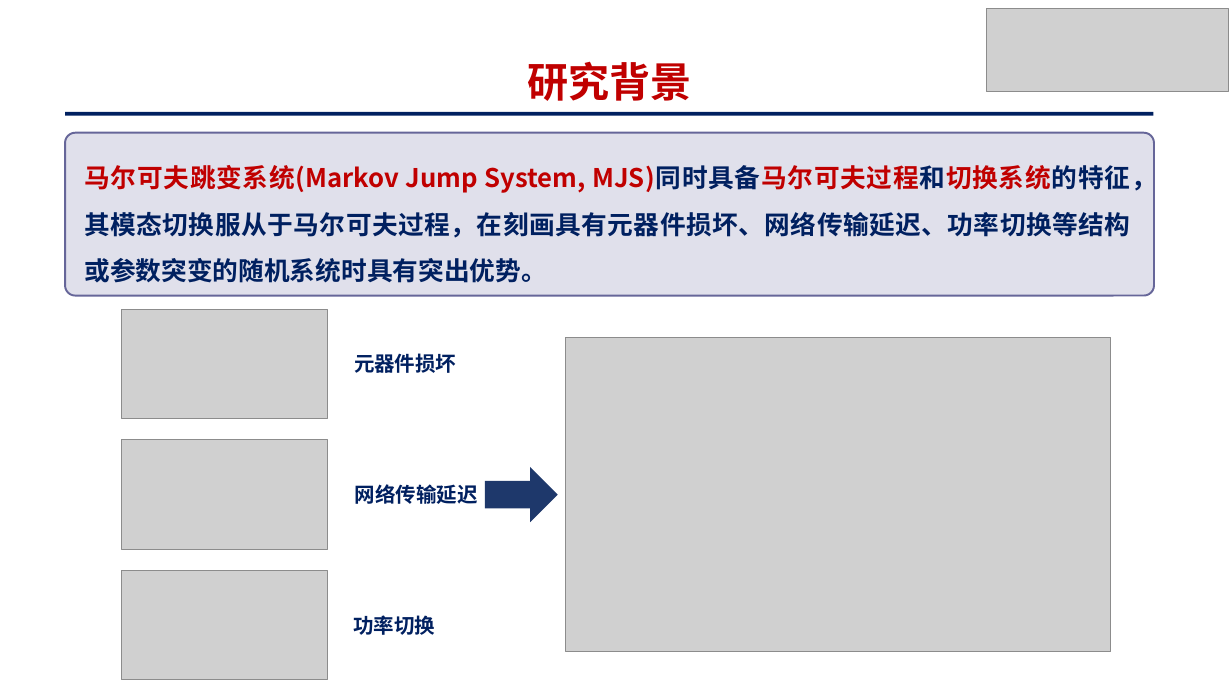
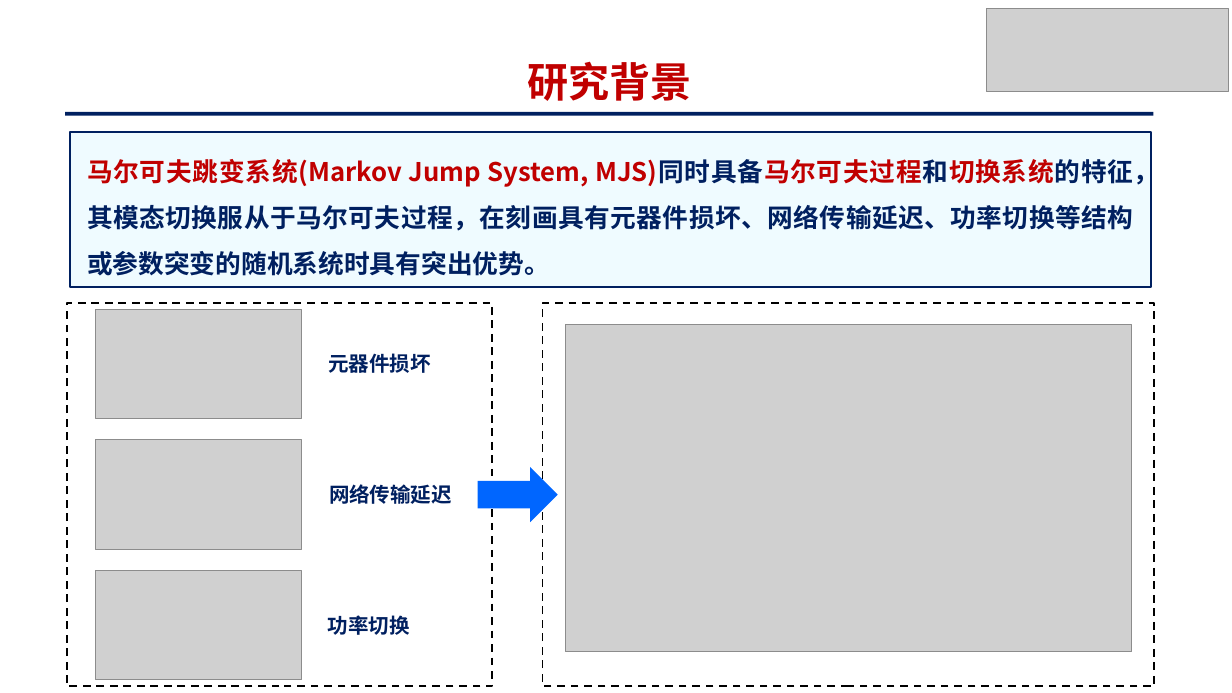
Before and after one commit to yck0609/master-thesis, a slide deck: slide 3 of PPT/基于策略迭代的马尔可夫跳变系统最优跟踪控制_姚才康.pptx. Drawn at 1232x693 pixels with LibreOffice and Linux fonts; fonts in the diff are those of the drawing; grey boxes stand for pictures. Boxes give left, top, right and bottom in pixels: in the first picture for what was removed or moved away, otherwise in the second. Text is boxed around its words. In the diff, an @@ line names an element or a change of style, - is before the commit and + after.

```diff
--- a/PPT/基于策略迭代的马尔可夫跳变系统最优跟踪控制_姚才康.pptx
+++ b/PPT/基于策略迭代的马尔可夫跳变系统最优跟踪控制_姚才康.pptx
@@ rounded rectangle: place and size @@
-rounded rectangle at box(65, 133, 1154, 296)
+rounded rectangle at box(70, 131, 1151, 287)
@@ rounded rectangle at box(70, 131, 1151, 287): fill #E0E0EB to #EFFBFF; outline #666699 1.5 pt to #002060 1.5 pt; proportions changed @@
@@ text "马尔可夫跳变系统(Markov Jump System, MJS)同时具备马尔可夫过程和切换系统的特征，其模态切换服从于 ...": place and size @@
-text "马尔可夫跳变系统(Markov Jump System, MJS)同时具备马尔可夫过程和切换系统的特征，其模态切换服从于 ..." at box(84, 161, 1156, 283)
+text "马尔可夫跳变系统(Markov Jump System, MJS)同时具备马尔可夫过程和切换系统的特征，其模态切换服从于 ..." at box(87, 154, 1159, 276)
@@ rectangle added at box(67, 303, 493, 687), outline #000000 1.5 pt dashed @@
@@ rectangle added at box(543, 303, 1154, 687), outline #000000 1.5 pt dashed @@
@@ picture: place and size @@
-picture at box(566, 337, 1111, 653)
+picture at box(565, 324, 1131, 652)
@@ 3 pictures, 3 texts: place and size @@
-3 pictures, 3 texts at box(121, 310, 478, 680)
+3 pictures, 3 texts at box(95, 310, 452, 680)
@@ down arrow: place and size @@
-down arrow at box(485, 467, 558, 523)
+down arrow at box(477, 467, 558, 523)
@@ down arrow at box(477, 467, 558, 523): fill #1E386B to #0066FF @@
```
Also in this commit, not shown: 3 other slides changed, 1 slide added, 2 slides removed, 6 other files.
